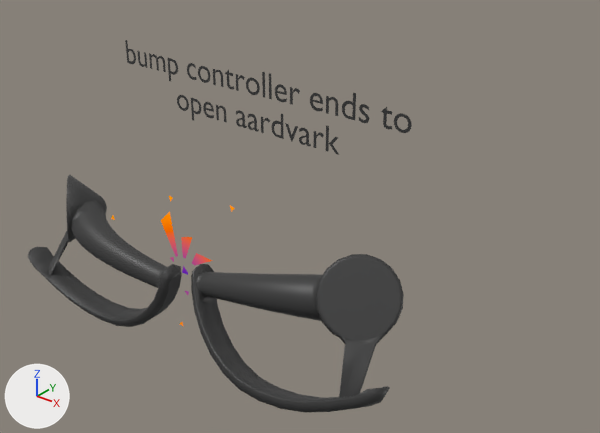
What one commit did to the glTF model data/models/controller_Infographic.glb.
Rendered twice from a 50 mm lens placed at (3.6, -3.28, 2.87), pointed at (0.26, 0.9, 0.28). Every picture has the same lights, and +X, +Y and +Z are marked at lower left. Where no turn or scale is listed for an object, it has been applied to the vertices. Vertices at the same position are counted once.
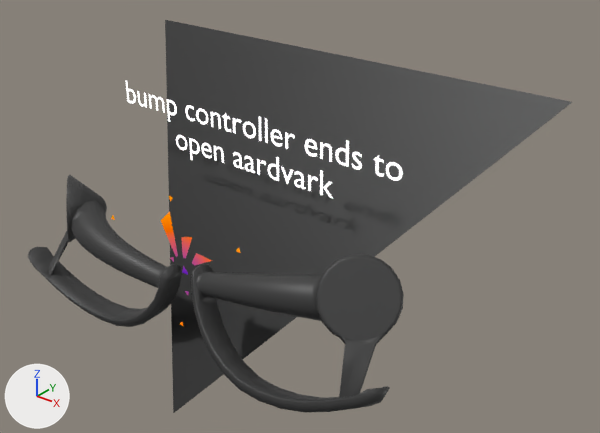
Where the change shows, as pixel boxes [x1, y1, x2, y2] in the pictures (600 x 433 px; the box of a moved part takes in the faces that stretch with it):
'Sphere.001', reshaped: before [27, 40, 412, 413]; after [27, 20, 572, 413]
part 1 of me_sphere_001, added: after [323, 181, 333, 198]
part 2 of me_sphere_001, moved or reshaped: before [326, 126, 329, 151]; after [320, 170, 323, 195]
part 3 of me_sphere_001, deleted: before [269, 73, 272, 99]
part 4 of me_sphere_001, moved or reshaped: before [125, 40, 412, 152]; after [125, 80, 402, 253]
part 5 of me_sphere_001, added: after [165, 20, 572, 413]
part 6 of me_sphere_001, recoloured: before [130, 49, 399, 155]; after [130, 102, 403, 177]

Patch to the scene script:
```diff
--- a/data/models/controller_Infographic.glb.py
+++ b/data/models/controller_Infographic.glb.py
@@ mat_backdrop @@
+mat_backdrop = principled_material('backdrop')
+mat_backdrop.base_color = (0.00808, 0.00808, 0.00808)  # black #161616
@@ mat_text @@
+mat_text = principled_material('Text')
+mat_text.base_color = (1.0, 1.0, 1.0)  # white #ffffff
+mat_text.emission_strength = 1.0
@@ me_sphere_001 @@
 # used by ob_sphere_001; location = (-1.186, 0.268, 0.154)
-me_sphere_001.from_pydata(...)  # 3608 vertices, 4584 faces; spans x -0.51..2.88, y -0.59..0.43, z -0.72..1.2
+me_sphere_001.from_pydata(...)  # 3611 vertices, 4585 faces; spans x -0.64..3.01, y -0.59..1.37, z -1.07..1.11
+# me_sphere_001 part 1: the loose piece of 6 vertices spanning x 1.84..1.92, y 0.43, z 0.78..0.89 is copied, and the copy is moved by (-0.04, 0.0, -0.31), in mat_text (white #ffffff); it spans x 1.8..1.88, y 0.43, z 0.46..0.58
+# me_sphere_001 part 2: the loose piece of 4 vertices spanning x 1.81..1.84, y 0.43, z 0.78..0.95 is moved by (-0.04, 0.0, -0.31), in mat_text (white #ffffff)
+# me_sphere_001 part 3: the loose piece of 4 vertices spanning x 1.35..1.37, y 0.43, z 1.03..1.2 is deleted
+# me_sphere_001 part 4: 607 vertices moved from x -0.05..2.39, y 0.43, z 0.78..1.2 to x -0.09..2.39, y -0.27..0.43, z 0.29..0.89; 1856 vertices removed from x -0.05..2.43, y 0.43, z 0.72..1.2; 1858 vertices added at x -0.09..2.39, y -0.27..0.43, z 0.29..0.89
+# me_sphere_001 part 5: 3 vertices added at x -0.64..3.01, y -0.47..1.37, z -1.07..1.11
+# me_sphere_001 part 6: 68 faces spanning x -0.09..2.39, y 0.43, z 0.49..0.83 switch from mat_material (black #383838) to mat_text (white #ffffff)
 me_sphere_001.materials.append(mat_material_002)
+me_sphere_001.materials.append(mat_backdrop)  # black #161616
```
